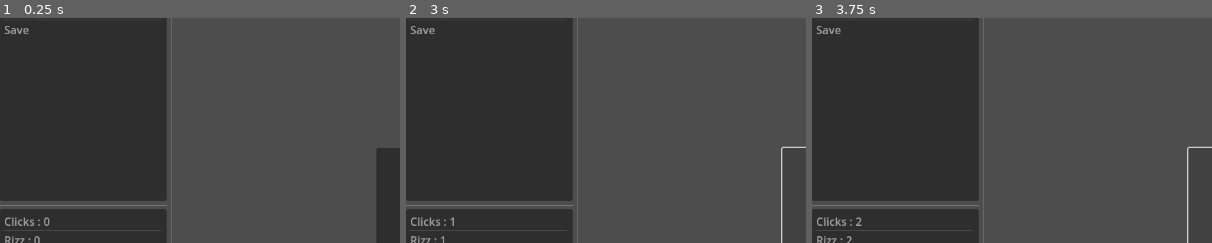
Above: before the commit, frames 1-3 (left to right).
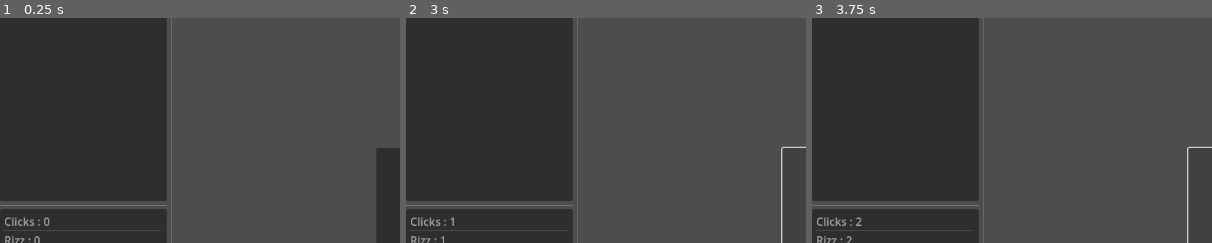
Above: after the commit, the same moments.

Repository: BlueDinoKing/sigmaclicker
Game: Godot game, scene res://scenes/ui.tscn
Two runs of this game, one before a commit and one after it. Both use one fixed random seed, a clock stepped at 60 frames per second and the inputs below.
Inputs:
- Up to frame 1 (0.25 s): no input
- Up to frame 2 (3 s): click "Aura Brewery : 0 (0) Cost : 32" at 0.5 s; click "Gold Chains : 0 (0) Cost : 16" at 1.25 s; click "Moggers : 0 (0) Cost : 256" at 2 s; click "rizz up baddies" at 2.75 s
- Up to frame 3 (3.75 s): click "rizz up baddies" at 3.5 s
The pictures show only the part of the screen within x 0-50%, y 8-58%; the shares and areas given below are measured in that part.

The runs differ from the first frame. In frame 1, 0.1% of the frame differs, in the area x 1-8%, y 3-8%; in frame 2, 0.1%; in frame 3, 0.1%.

Commit message:
save system finally works

Diff:
--- a/scenes/auraBreweries.gd
+++ b/scenes/auraBreweries.gd
@@ -26,8 +26,6 @@
 		#if upgrade1 == true:
 		#	auraTimer.wait_time = auraTimer.wait_time * 0.95
 		#	print(auraTimer.wait_time)
-	if GameInstance.data.auraBreweries == 1:
-		auraTimer.start()
 
 func _on_aura_timeout():
 	GameInstance.data.rizz += GameInstance.data.aura
--- a/scenes/clicker.tscn
+++ b/scenes/clicker.tscn
@@ -91,6 +91,7 @@
 vertical_alignment = 1
 
 [node name="aura" type="Timer" parent="Label/aura breweries"]
+autostart = true
 
 [node name="gold chains" type="Button" parent="Label" node_paths=PackedStringArray("goldChainsLabel")]
 custom_minimum_size = Vector2(150, 50)
--- a/scenes/game.tscn
+++ b/scenes/game.tscn
@@ -3,13 +3,7 @@
 [ext_resource type="Script" path="res://scripts/game.gd" id="1_ckq4e"]
 [ext_resource type="PackedScene" uid="uid://c77v1uh4rdr30" path="res://scenes/ui.tscn" id="2_qmabn"]
 
-[node name="Game" type="Node" node_paths=PackedStringArray("save_timer")]
+[node name="Game" type="Node"]
 script = ExtResource("1_ckq4e")
-save_timer = NodePath("save_timer")
 
 [node name="ui" parent="." instance=ExtResource("2_qmabn")]
-
-[node name="save_timer" type="Timer" parent="."]
-autostart = true
-
-[connection signal="timeout" from="save_timer" to="." method="_on_savetimer_timeout"]
--- /dev/null
+++ b/scenes/save_timer.gd
@@ -0,0 +1,7 @@
+extends Timer
+
+
+
+
+func _on_timeout() -> void:
+	SaveSystem.save_data()
--- a/scenes/ui.tscn
+++ b/scenes/ui.tscn
@@ -1,9 +1,10 @@
-[gd_scene load_steps=5 format=3 uid="uid://c77v1uh4rdr30"]
+[gd_scene load_steps=6 format=3 uid="uid://c77v1uh4rdr30"]
 
 [ext_resource type="PackedScene" uid="uid://0ugh23teop1k" path="res://scenes/clicker.tscn" id="1_0qt3f"]
 [ext_resource type="Script" path="res://scripts/ui.gd" id="1_rl8b6"]
 [ext_resource type="Script" path="res://scenes/resourceList.gd" id="2_gr0qn"]
 [ext_resource type="PackedScene" uid="uid://cmdspqtegj13" path="res://scenes/settings.tscn" id="3_jqmk5"]
+[ext_resource type="Script" path="res://scenes/save_timer.gd" id="5_yq10k"]
 
 [node name="ui" type="Control"]
 layout_mode = 3
@@ -46,10 +47,9 @@
 anchor_bottom = 1.0
 grow_horizontal = 2
 grow_vertical = 2
-item_count = 3
+item_count = 2
 item_0/text = "Main"
 item_1/text = "Settings"
-item_2/text = "Save"
 
 [node name="HSeparator" type="HSeparator" parent="HBoxContainer/leftPanel/VBoxContainer"]
 layout_mode = 2
@@ -89,4 +89,10 @@
 layout_mode = 1
 user_interface_path = NodePath("../../..")
 
+[node name="save_timer" type="Timer" parent="."]
+wait_time = 5.0
+autostart = true
+script = ExtResource("5_yq10k")
+
 [connection signal="item_clicked" from="HBoxContainer/leftPanel/VBoxContainer/nav/ItemList" to="." method="_on_item_list_item_clicked"]
+[connection signal="timeout" from="save_timer" to="save_timer" method="_on_timeout"]
--- a/scripts/game.gd
+++ b/scripts/game.gd
@@ -6,7 +6,7 @@
 
 # data property
 var data: Data
-@export var save_timer: Timer
+@export var save_timer : Timer
 
 static func format_number(input) -> String:
 	var _exp = str(input).split(".")[0].length() - 1
@@ -41,16 +41,3 @@
 		if not data:
 			data = Data.new()
 		# Check and connect the save timer
-		print("Save timer is: %s" % str(save_timer))
-		if save_timer:
-			print("Save timer found")
-			save_timer.connect("timeout", Callable(self, "_on_savetimer_timeout"))
-			save_timer.start()
-			print("Save timer started")
-		else:
-			print("Save timer is null")
-
-# save game every 5 seconds
-func _on_savetimer_timeout() -> void:
-	print('Save timer timeout - saving data')
-	SaveSystem.save_data()
--- a/scripts/settings.gd
+++ b/scripts/settings.gd
@@ -11,14 +11,15 @@
 		return
 	visible = false
 
+func _enter_tree() -> void:
+	exponents.value = GameInstance.data.maxDigitsUntilScientific
+	exponentsLabel.text = "% digits until scientific notation (%)".format([exponents.value + 1, Game.format_number(100000)], "%")
+
 func _ready():
 	var user_interface = get_node(user_interface_path)
 	if user_interface:
-		print("User interface node found: ", user_interface)
 		user_interface.navigation_requested.connect(_on_navigation_request)
-	else:
-		print("Error: User interface node not found at path: ", user_interface_path)
 
 func _on_h_slider_drag_ended(value_changed: bool) -> void:
 	GameInstance.data.maxDigitsUntilScientific = exponents.value
-	exponentsLabel.text = "% digits until scientific notation (1.0e6)".format([exponents.value + 1], "%")
+	exponentsLabel.text = "% digits until scientific notation (%)".format([exponents.value + 1, Game.format_number(100000)], "%")
--- a/scripts/ui.gd
+++ b/scripts/ui.gd
@@ -11,7 +11,4 @@
 
 var menus = [Views.MAIN, Views.SETTINGS]
 func _on_item_list_item_clicked(index: int, _at_position: Vector2, _mouse_button_index: int) -> void:
-	if index == 2:
-		SaveSystem.save_data()
-	else:
-		navigation_requested.emit(menus[index])
+	navigation_requested.emit(menus[index])
Not shown, changed: docs/index.html
Not shown, changed: docs/index.pck
